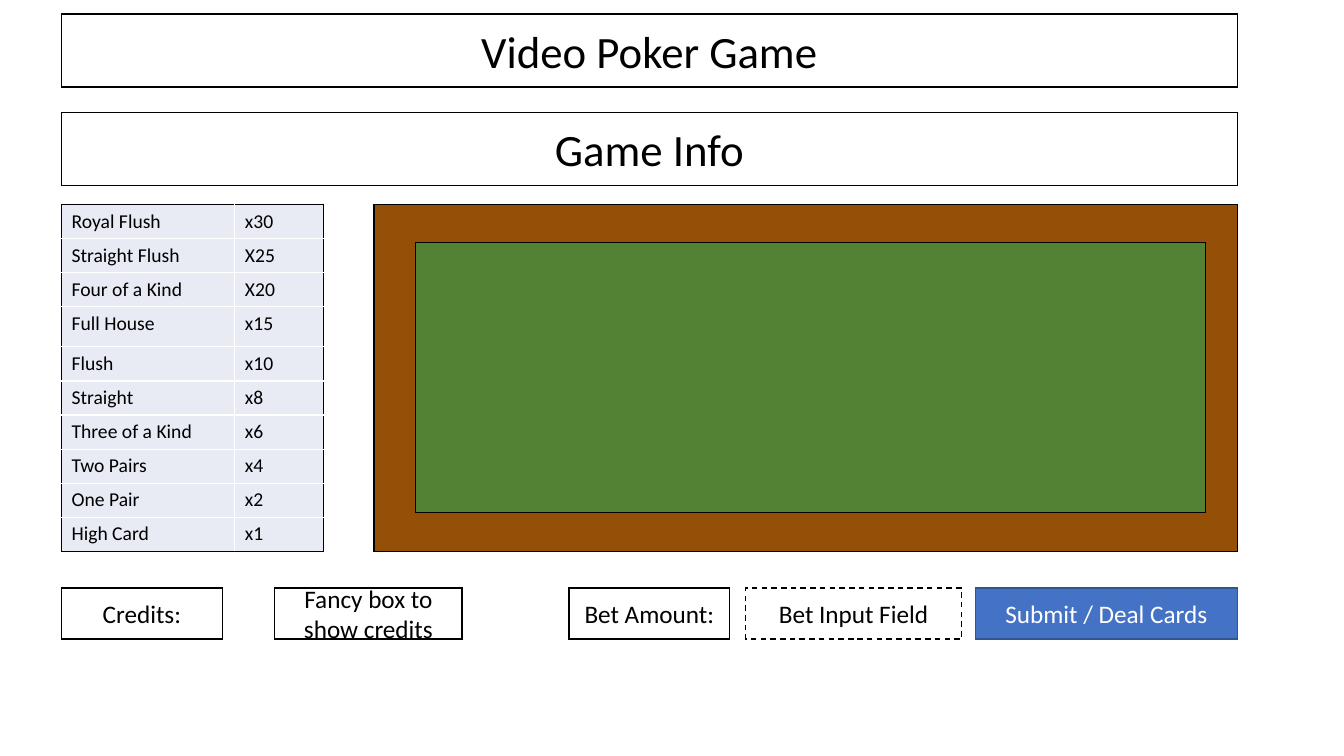
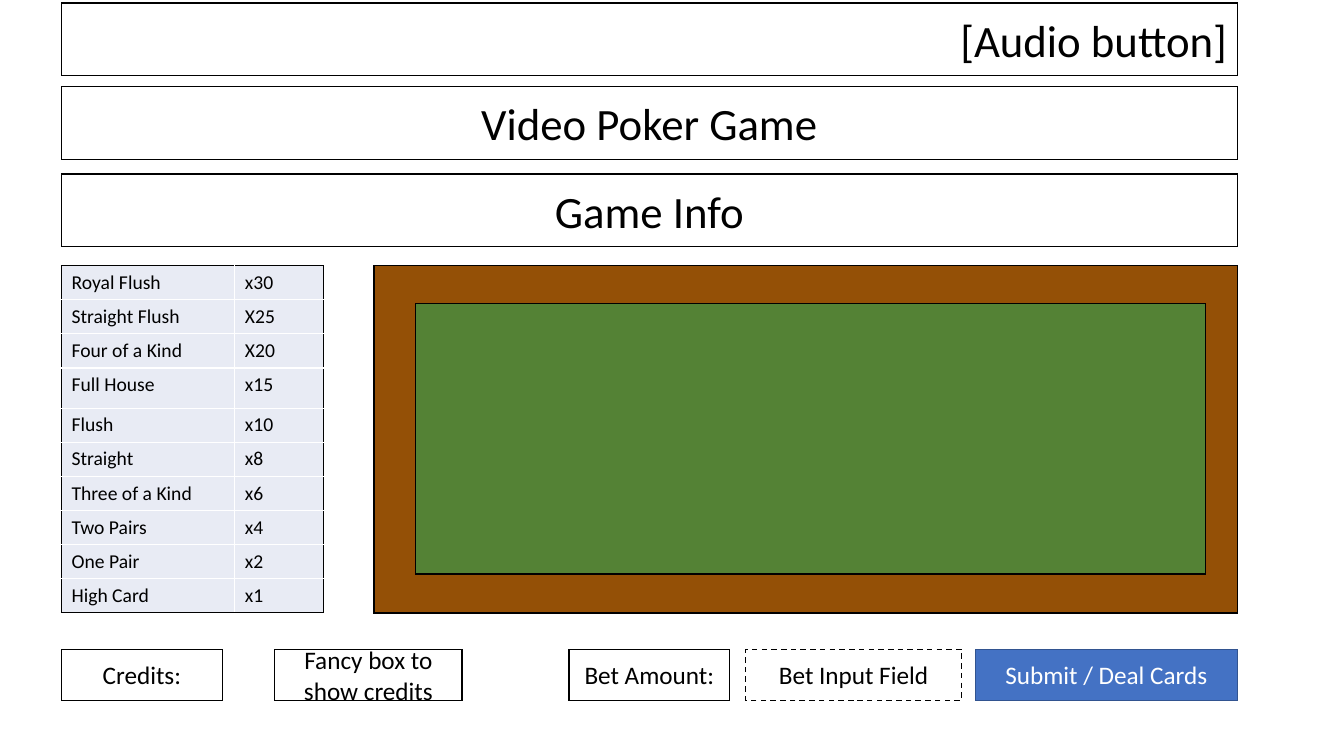
Before and after one commit to rocketacademy/video-poker-bootcamp, a slide deck: slide 2 of video poker layout.pptx. Drawn at 1344x756 pixels with LibreOffice and Linux fonts; fonts in the diff are those of the drawing. Boxes give left, top, right and bottom in pixels: in the first picture for what was removed or moved away, otherwise in the second. Text is boxed around its words. In the diff, an @@ line names an element or a change of style, - is before the commit and + after.

Commit message:
updated pptx

```diff
--- a/video poker layout.pptx
+++ b/video poker layout.pptx
@@ rectangle added at [62, 3, 1237, 76], outline #000000 1 pt, 32 pt, text #000000 @@
+[Audio button]
@@ rectangle "Video Poker Game": place and size @@
-rectangle "Video Poker Game" at [62, 14, 1237, 87]
+rectangle "Video Poker Game" at [62, 87, 1237, 159]
@@ 8 rectangles, 1 table: place and size @@
-8 rectangles, 1 table at [62, 113, 1238, 639]
+8 rectangles, 1 table at [62, 173, 1238, 701]
```
Also in this commit, not shown: 2 other files.
